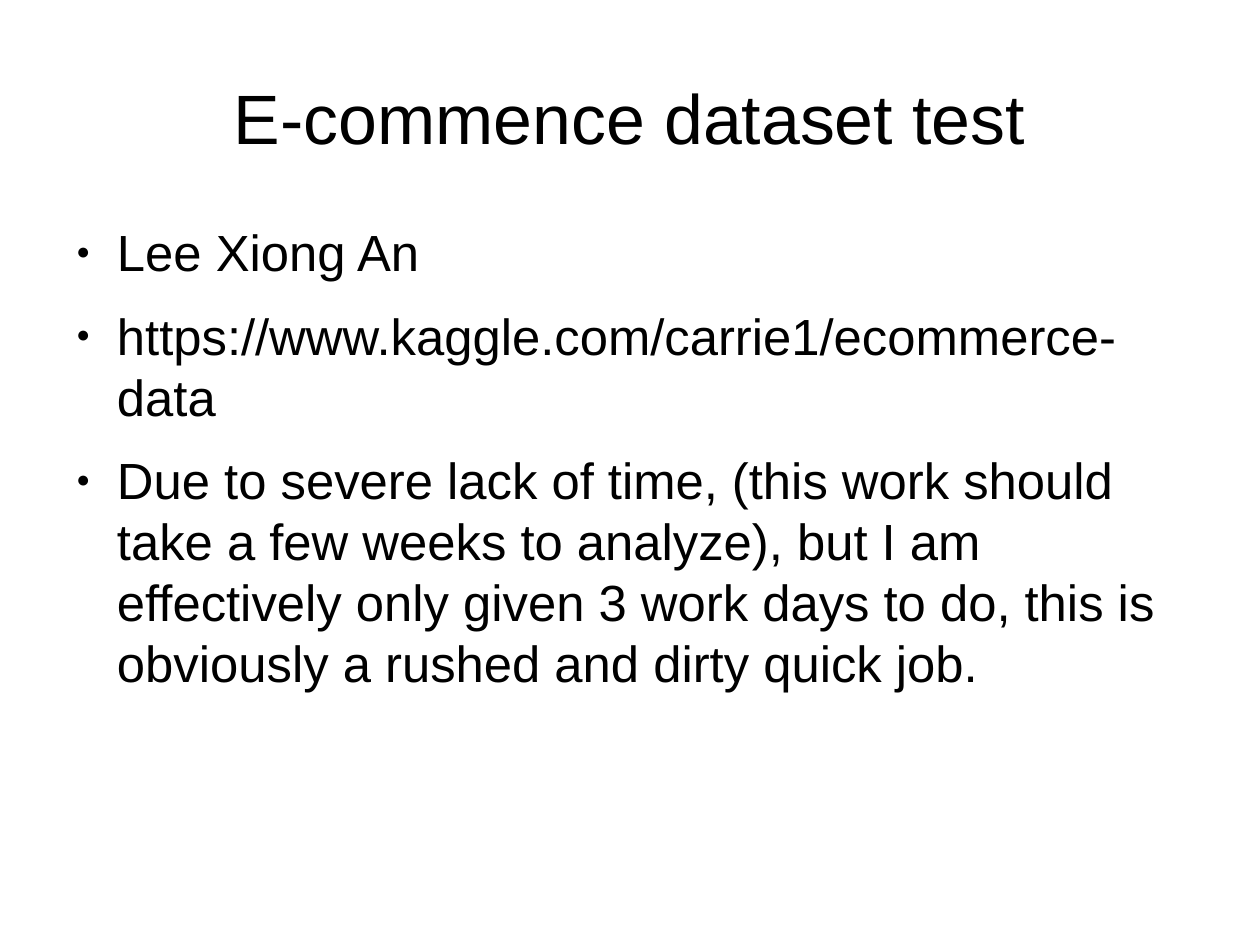
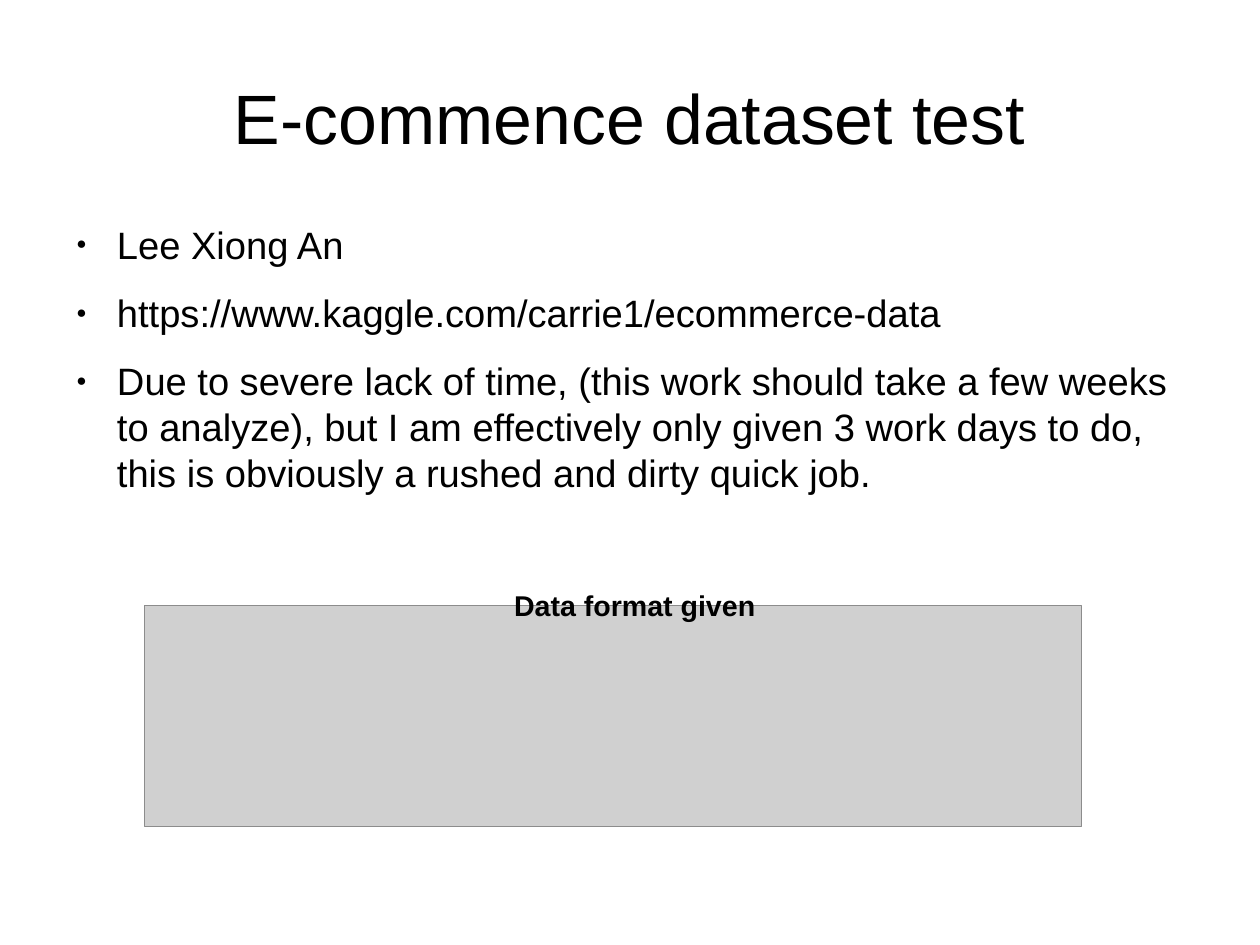
Before and after one commit to leexa90/E-commece-Data-Science, a slide deck: slide 1 of Present.odp. Drawn at 1260x945 pixels with LibreOffice and Linux fonts; fonts in the diff are those of the drawing; grey boxes stand for pictures. Boxes give left, top, right and bottom in pixels: in the first picture for what was removed or moved away, otherwise in the second. Text is boxed around its words. In the diff, an @@ line names an element or a change of style, - is before the commit and + after.

```diff
--- a/Present.odp
+++ b/Present.odp
@@ text "Lee Xiong An" at (x1=117, y1=231, x2=1167, y2=495): size 32 to 24 pt @@
@@ text added at (x1=514, y1=594, x2=756, y2=622), 18 pt, text #000000, bold @@
+Data format given
@@ picture added at (x1=145, y1=606, x2=1083, y2=827) @@
```
Also in this commit, not shown: 5 other slides changed, 1 slide added, 2 other files.
